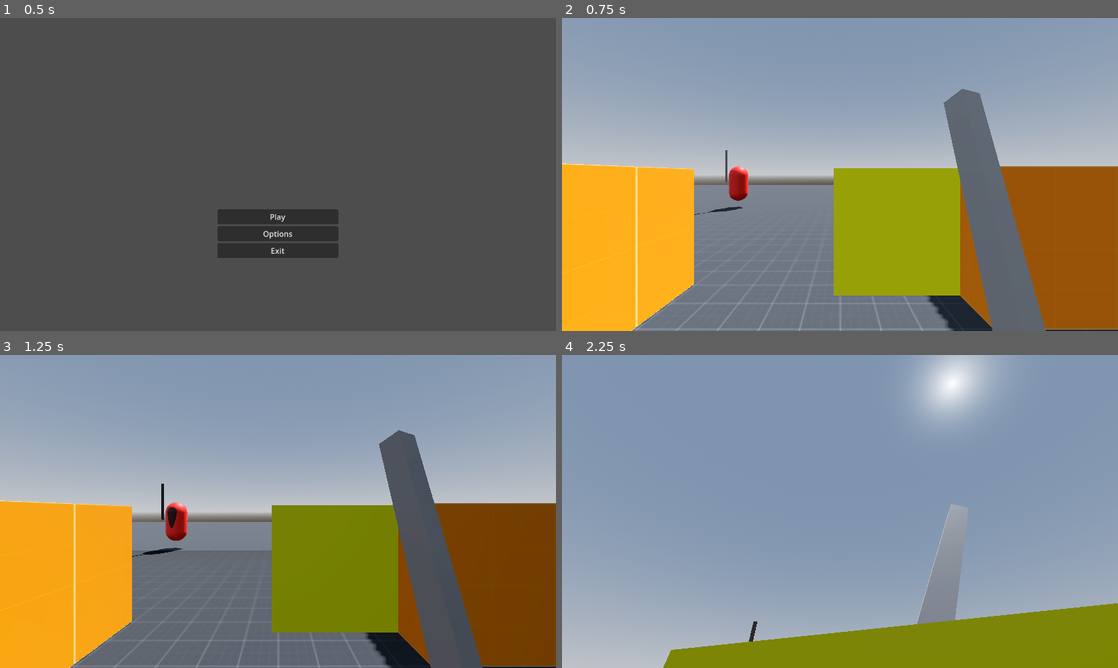
Above: before the commit, frames 1-4 (two rows, left to right).
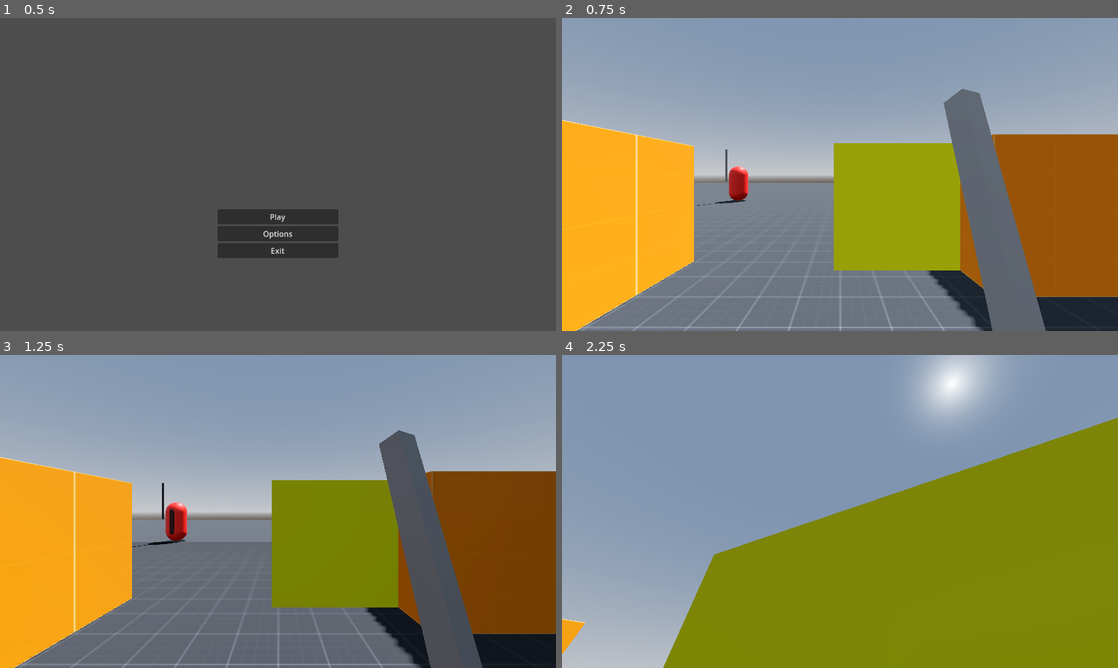
Above: after the commit, the same moments.

Repository: BlackOwlHU/ProjectParry
Game: Godot game, scene res://scenes/menu.tscn
The game is run twice, just before and just after one commit, with the same random seed, the same clock (stepped at 60 frames per second) and the same inputs.
Inputs (mouse positions are in pixels of both pictures, inside the frame that each line leads up to):
- Up to frame 1 (0.5 s): no input
- Up to frame 2 (0.75 s): click "Play" at 0.5 s
- Up to frame 3 (1.25 s): no input
- Up to frame 4 (2.25 s): tap Enter (ui_accept) at 1.25, 1.52 s; move the mouse to (867, 511) at 1.27 s; hold W (Forward) from 1.28 s (still down); click (867, 511) at 1.35 s; move the mouse to (812, 511) at 2.02 s; click (812, 511) at 2.1 s

Frame 1 is identical in both runs. In frame 2, 13% of the frame differs, in the area x 0-100%, y 32-100%; in frame 3, 14%; in frame 4, 33%, in the area x 0-100%, y 20-96%.

Commit message:
small update to enemy movement

Diff:
--- a/characters/basic_sword_enemy.tscn
+++ b/characters/basic_sword_enemy.tscn
@@ -44,7 +44,7 @@
 path_height_offset = 0.1
 
 [node name="Timer" type="Timer" parent="."]
-wait_time = 0.5
+wait_time = 0.1
 autostart = true
 
 [connection signal="timeout" from="Timer" to="." method="_on_timer_timeout"]
--- a/scenes/world.tscn
+++ b/scenes/world.tscn
@@ -24,8 +24,7 @@
 vertices = PackedVector3Array(-37, 0.1, -2.5, -5.25, 0.1, -2.5, -5.25, 0.1, -3.75, -5.5, 0.1, -37, -37, 0.1, -37, -2, 0 …(520 unchanged characters)…
 polygons = [PackedInt32Array(1, 0, 2), PackedInt32Array(2, 0, 3), PackedInt32Array(3, 0, 4), PackedInt32Array(6, 5, 7), …(935 unchanged characters)…
 cell_height = 0.05
-agent_height = 3.0
-agent_max_climb = 0.05
+agent_height = 2.0
 
 [sub_resource type="StandardMaterial3D" id="StandardMaterial3D_ldj4l"]
 albedo_texture = ExtResource("3_e6i4e")
@@ -43,8 +42,8 @@
 lightmap_size_hint = Vector2i(102, 102)
 size = Vector2(75, 75)
 
-[sub_resource type="ConvexPolygonShape3D" id="ConvexPolygonShape3D_gqrux"]
-points = PackedVector3Array(25.3919, 0.396748, 25.3919, -25.3919, -0.396748, -25.3919, -25.3919, 0.396748, -25.3919, 25.3919, -0.396748, -25.3919, -25.3919, -0.396748, 25.3919, -25.3919, 0.396748, 25.3919, 25.3919, 0.396748, -25.3919, 25.3919, -0.396748, 25.3919)
+[sub_resource type="ConcavePolygonShape3D" id="ConcavePolygonShape3D_wdrkd"]
+data = PackedVector3Array(37.5, 0, 37.5, -37.5, 0, 37.5, 37.5, 0, -37.5, -37.5, 0, 37.5, -37.5, 0, -37.5, 37.5, 0, -37.5)
 
 [node name="World" type="Node3D"]
 script = ExtResource("1_cf0ep")
@@ -97,7 +96,7 @@
 [node name="StaticBody3D" type="StaticBody3D" parent="NavigationRegion3D/Enviroment/MeshInstance3D"]
 
 [node name="CollisionShape3D" type="CollisionShape3D" parent="NavigationRegion3D/Enviroment/MeshInstance3D/StaticBody3D"]
-shape = SubResource("ConvexPolygonShape3D_gqrux")
+shape = SubResource("ConcavePolygonShape3D_wdrkd")
 
 [node name="Breakable_Wall" parent="NavigationRegion3D/Enviroment" instance=ExtResource("4_g32xw")]
 transform = Transform3D(1, 0, 0, 0, 1, 0, 0, 0, 1, 0.900523, 0, -3.18971)
--- a/scripts/basic_sword_enemy.gd
+++ b/scripts/basic_sword_enemy.gd
@@ -1,23 +1,30 @@
 extends CharacterBody3D
-#hours i have spend to fix this: 5
+#hours i have spend to fix this: 6
 @onready var ai = true
 @onready var nav_agent = $NavigationAgent3D
 @export var SPEED = 3.0
 @onready var player = get_tree().get_first_node_in_group("Player")
 @onready var timer = $Timer
 
+func _ready():
+	pass
+	nav_agent.path_changed.connect(func():print("path changed"))
+
 func _physics_process(delta: float) -> void:
-	look_at(player.global_transform.origin)
+	look_at(player.global_transform.origin+Vector3(0,1,0))
 	var current_location = global_transform.origin
 	var next_location = nav_agent.get_next_path_position()-global_position
 	next_location.normalized()
+	print(nav_agent.is_target_reachable())
 	var new_velocity = (next_location - current_location).normalized() * SPEED
 	velocity = velocity.move_toward(new_velocity, .25)
 	move_and_slide()
 
 func update_target_location() -> void:
-	nav_agent.target_position = player.global_transform.origin
+	nav_agent.target_position = player.position
 
 
 func _on_timer_timeout() -> void:
+	#print("refresh")
 	update_target_location()
+	timer.start()
